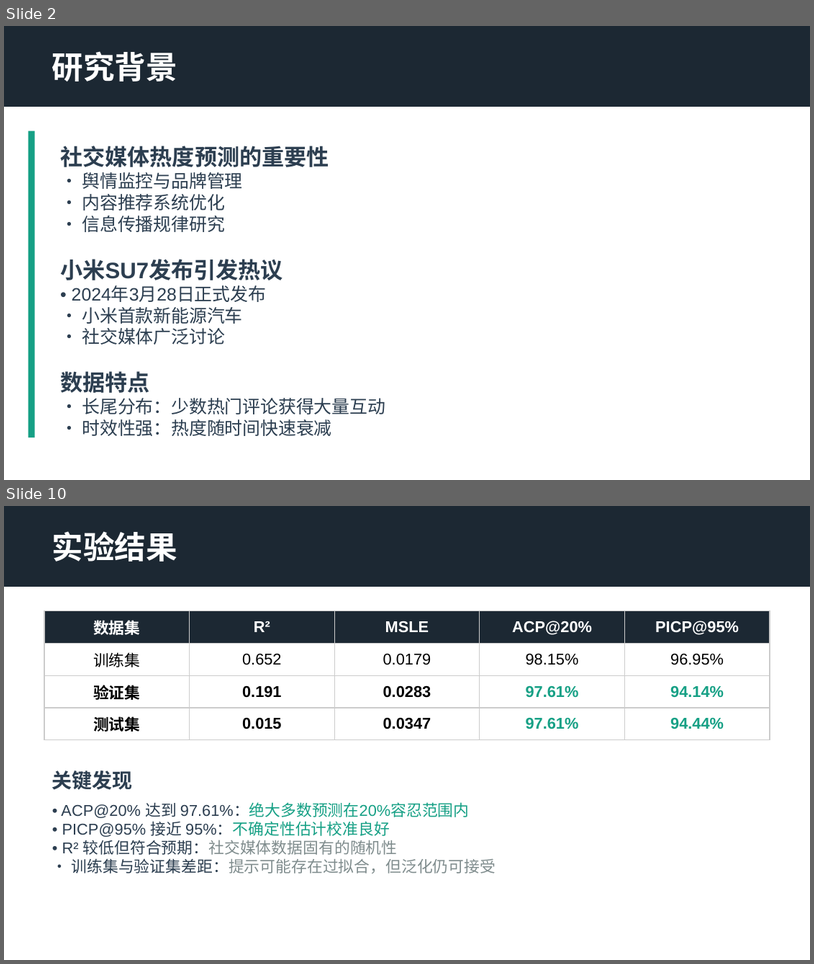
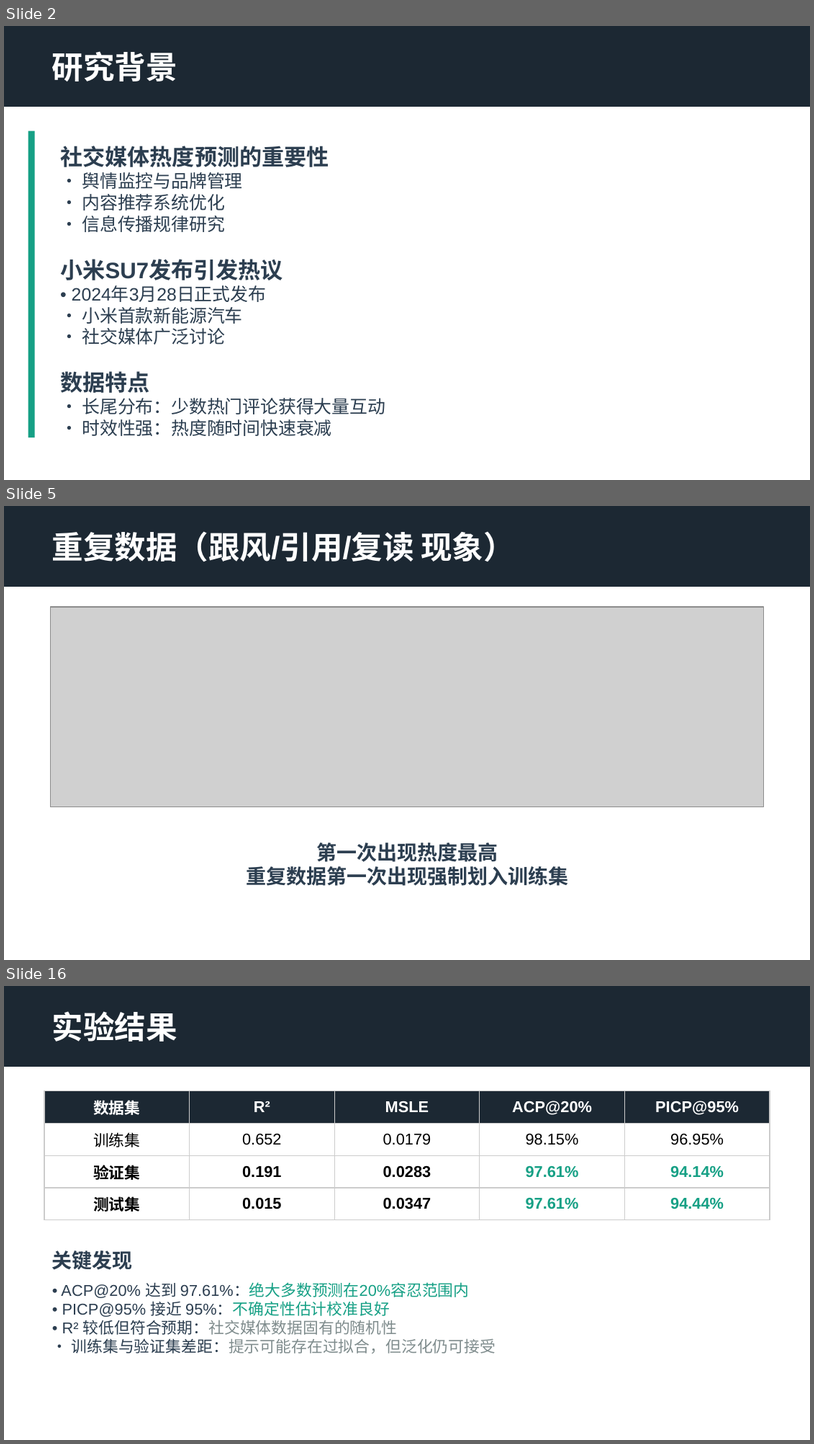
Before and after one commit to LJK666666666/LLM_SU7, a slide deck: presentation/presentation.pptx. Shown one above the other, each under a label of ours: slides 2 and 10 before the commit, slides 2, 5 and 16 after it; the slides between them are not shown. The pictures are 814x964 and 814x1444 pixels, drawn with LibreOffice and Linux fonts; fonts in the diff are those of the drawing; grey boxes stand for pictures. Boxes give left, top, right and bottom in pixels: in the first picture for what was removed or moved away, otherwise in the second. Text is boxed around its words. In the diff, an @@ line names an element or a change of style, - is before the commit and + after.

```diff
--- a/presentation/presentation.pptx
+++ b/presentation/presentation.pptx
@@ slide 5 added at (x1=4, y1=506, x2=810, y2=960), background #FFFFFF @@
@@ rectangle added at (x1=4, y1=506, x2=810, y2=587), fill #1C2833 @@
@@ text added at (x1=52, y1=531, x2=515, y2=562), 28 pt, text #FFFFFF, bold @@
+重复数据（跟风/引用/复读 现象）
@@ picture added at (x1=50, y1=607, x2=764, y2=807) @@
@@ text added at (x1=246, y1=842, x2=568, y2=885), 18 pt, text #2C3E50, bold @@
+第一次出现热度最高
+重复数据第一次出现强制划入训练集
@@ what was slide 10 is now slide 16 @@
```
Also in this commit, not shown: 8 slides changed, 5 other slides added, 3 other files.
